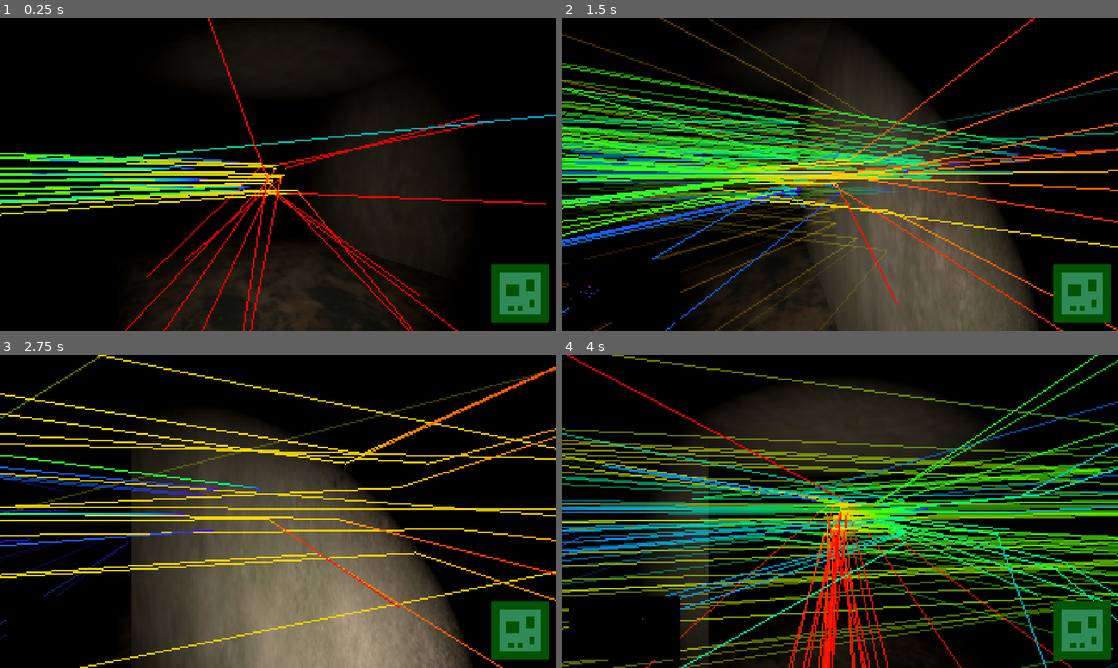
Above: before the commit, frames 1-4 (two rows, left to right).
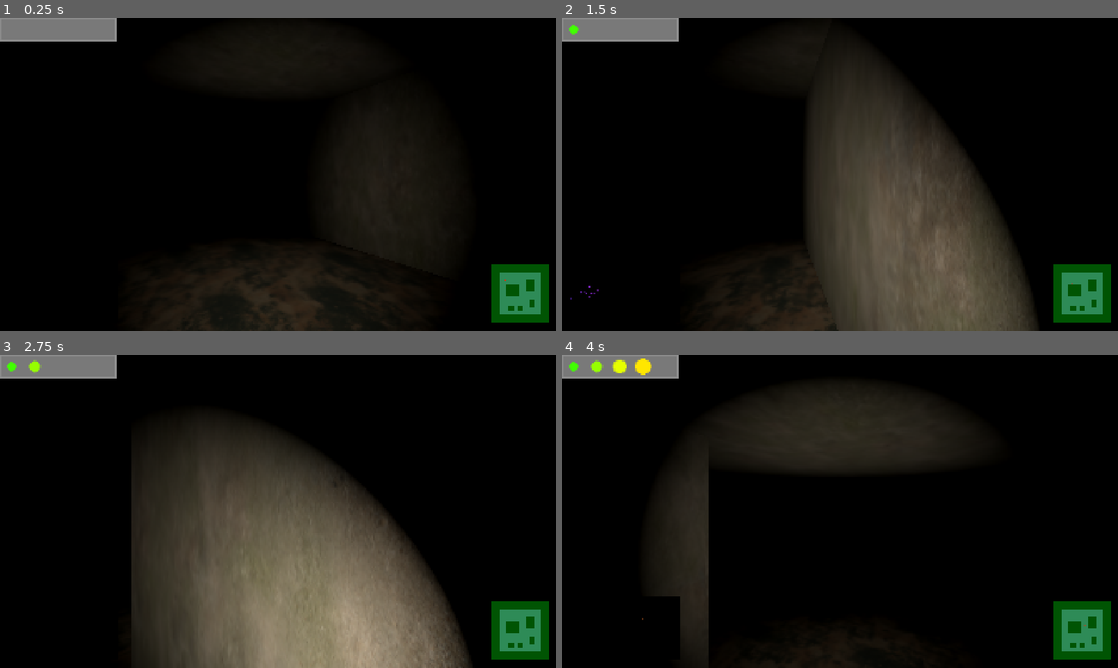
Above: after the commit, the same moments.

Repository: KoBeWi/SpaceJam2026
Game: Godot game, scene res://Game.tscn
Two runs of this game, one before a commit and one after it. Both use one fixed random seed, a clock stepped at 60 frames per second and the inputs below.
Inputs (mouse positions are in pixels of both pictures, inside the frame that each line leads up to):
- Up to frame 1 (0.25 s): no input
- Up to frame 2 (1.5 s): tap Enter (ui_accept) at 0.5, 0.77 s; move the mouse to (867, 174) at 0.52 s; hold W (forward) from 0.53 s (still down); click (867, 174) at 0.67 s; move the mouse to (812, 174) at 1.27 s
- Up to frame 3 (2.75 s): keep holding W (forward); tap Enter (ui_accept) at 1.52 s; move the mouse to (289, 505) at 2.02 s
- Up to frame 4 (4 s): keep holding W (forward); move the mouse to (834, 517) at 2.77 s; click (834, 517) at 2.92 s; tap Enter (ui_accept) at 3.02, 3.77 s; move the mouse to (878, 514) at 3.52 s

The runs differ from the first frame. In frame 1, 8.1% of the frame differs, in the area x 0-100%, y 0-100%; in frame 2, 24%; in frame 3, 11%; in frame 4, 30%.

Commit message:
Wykrywacz proximityczny

Diff:
--- a/Game.gd
+++ b/Game.gd
@@ -3,6 +3,10 @@
 @export var level: PackedScene
 
 @onready var duch: Node3D = $Ghost
+@onready var proximer: TextureProgressBar = %Proximer
+
+@onready var player: CharacterBody3D = $Player
+@onready var duch_orbital: Marker3D = %DuchOrbital
 
 func _enter_tree() -> void:
 	var level_instance: Node3D = level.instantiate()
@@ -20,3 +24,20 @@
 
 	var dp: Vector2 = %Minimap.level.pick_random() * 2
 	duch.position = Vector3(dp.x + 1, 0.5, dp.y + 1)
+
+func _process(delta: float) -> void:
+	var dist := player.global_position.distance_to(duch_orbital.global_position)
+	if dist < 3:
+		proximer.value = 5
+	elif dist < 7:
+		proximer.value = 4
+	elif dist < 10:
+		proximer.value = 4
+	elif dist < 14:
+		proximer.value = 3
+	elif dist < 18:
+		proximer.value = 2
+	elif dist < 24:
+		proximer.value = 1
+	else:
+		proximer.value = 0
--- a/Game.tscn
+++ b/Game.tscn
@@ -8,6 +8,8 @@
 [ext_resource type="Texture2D" uid="uid://lgk6ix81ofsd" path="res://PlayerIcon.png" id="5_t88pq"]
 [ext_resource type="Script" uid="uid://bk2kju0g38ox2" path="res://👻.gd" id="6_3mrqo"]
 [ext_resource type="Texture2D" uid="uid://dt3fnvecekspq" path="res://Ghost.png" id="6_r0x5m"]
+[ext_resource type="Texture2D" uid="uid://d3gklk5vbw11" path="res://ProximerPanel.png" id="7_yx171"]
+[ext_resource type="Texture2D" uid="uid://cwihnrx7s5fgr" path="res://Proximer.png" id="8_yhmtn"]
 
 [sub_resource type="Environment" id="Environment_0xref"]
 background_mode = 1
@@ -51,6 +53,7 @@
 far = 1.0
 
 [node name="TrailMeshInstance" type="MeshInstance3D" parent="." unique_id=1066208773]
+visible = false
 cast_shadow = 0
 mesh = SubResource("ImmediateMesh_t88pq")
 
@@ -98,14 +101,31 @@
 grow_vertical = 0
 texture = SubResource("ViewportTexture_r0x5m")
 
+[node name="Proximer" type="TextureProgressBar" parent="UI" unique_id=2044026025]
+unique_name_in_owner = true
+layout_mode = 0
+offset_right = 100.0
+offset_bottom = 20.0
+scale = Vector2(4, 4)
+max_value = 5.0
+texture_under = ExtResource("7_yx171")
+texture_progress = ExtResource("8_yhmtn")
+
 [node name="Ghost" type="CharacterBody3D" parent="." unique_id=2062454181]
 transform = Transform3D(1, 0, 0, 0, 1, 0, 0, 0, 1, 0, 0, 2.5422952)
 collision_layer = 0
 script = ExtResource("6_3mrqo")
 
 [node name="Sprite3D" type="Sprite3D" parent="Ghost" unique_id=2081870197]
+visible = false
 billboard = 2
 texture = ExtResource("6_r0x5m")
 
 [node name="CollisionShape3D" type="CollisionShape3D" parent="Ghost" unique_id=201535296]
 shape = SubResource("SphereShape3D_cauhl")
+
+[node name="Orbit" type="Node3D" parent="Ghost" unique_id=1832759894]
+
+[node name="DuchOrbital" type="Marker3D" parent="Ghost/Orbit" unique_id=1859760827]
+unique_name_in_owner = true
+transform = Transform3D(1, 0, 0, 0, 1, 0, 0, 0, 1, 5, 0, 0)
--- a/👻.gd
+++ b/👻.gd
@@ -1,4 +1,8 @@
 extends CharacterBody3D
+
+func _ready() -> void:
+	var tween := create_tween().set_loops()
+	tween.tween_property($Orbit, ^"rotation:y", TAU, 10.0).from(0)
 
 func _physics_process(delta: float) -> void:
 	if randi_range(0, 10) == 0:
Binary file added: Proximer.png
Not shown, added: Proximer.png.import
Binary file added: ProximerPanel.png
Not shown, added: ProximerPanel.png.import
